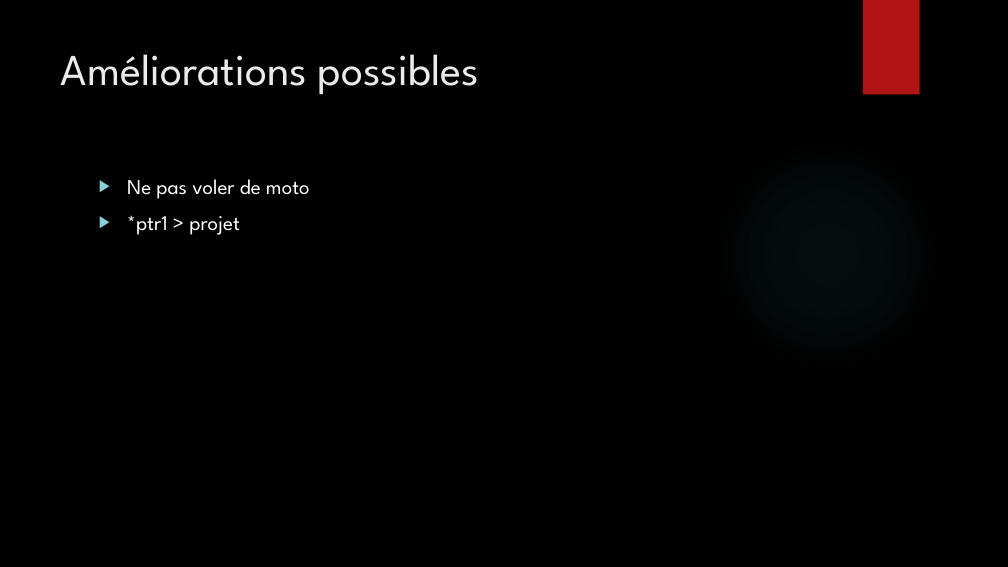
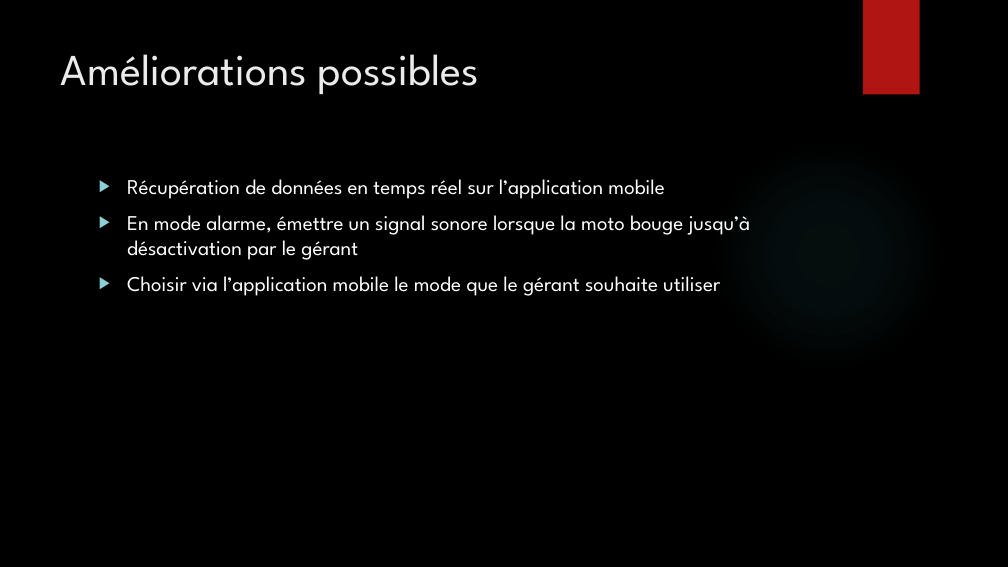
Before and after one commit to DoriolDenis/projetMotoConnectee, a slide deck: slide 11 of moto_connectee.pptx. Drawn at 1008x567 pixels with LibreOffice and Linux fonts; fonts in the diff are those of the drawing; background and template pictures are left out. Boxes give left, top, right and bottom in pixels: in the first picture for what was removed or moved away, otherwise in the second. Text is boxed around its words. In the diff, an @@ line names an element or a change of style, - is before the commit and + after.

Commit message:
Nouveau diaporama de présentation du projet

```diff
--- a/moto_connectee.pptx
+++ b/moto_connectee.pptx
@@ text at (127, 179, 751, 296): text changed @@
-▶ Ne pas voler de moto
-▶ *ptr1 > projet
+▶ Récupération de données en temps réel sur l’application mobile
+▶ En mode alarme, émettre un signal sonore lorsque la moto bouge jusqu’à désactivation par le gérant
+▶ Choisir via l’application mobile le mode que le gérant souhaite utiliser
```
Also in this commit, not shown: 4 other slides changed, 11 slides added, 2 slides removed, 4 other files.
